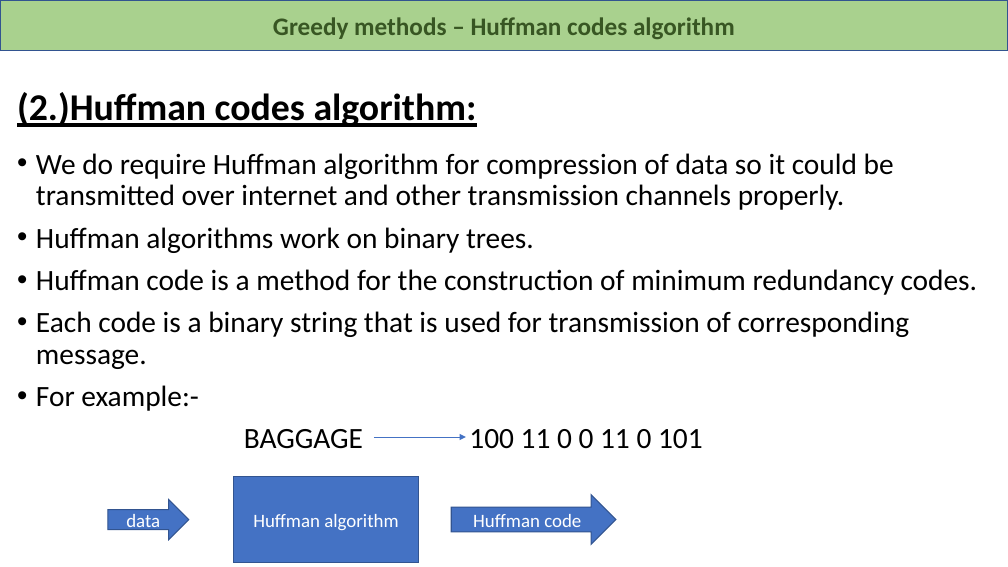
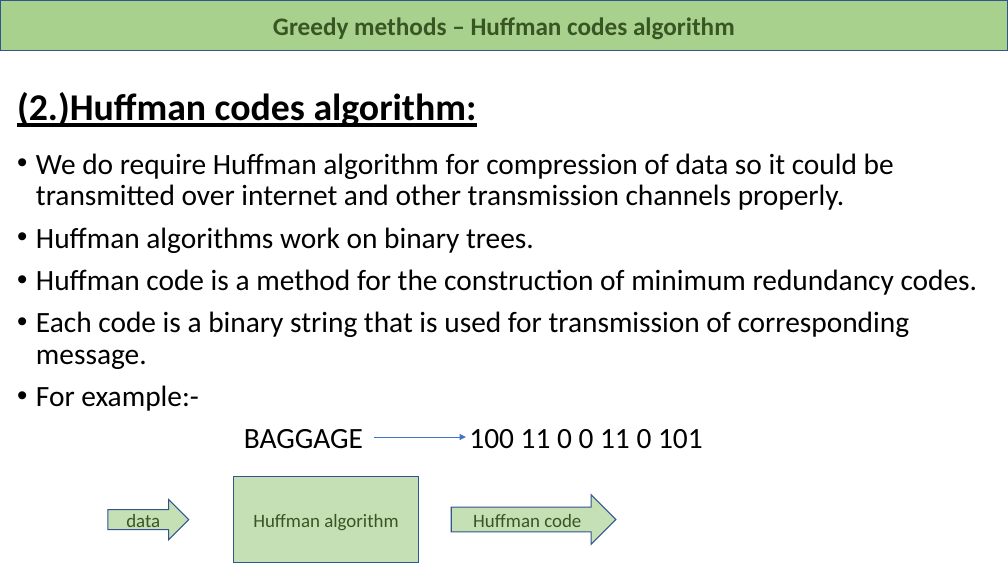
Before and after one commit to nitcse2018/daa-dk808080, a slide deck: slide 11 of greedy methods/greedy methods.pptx. Drawn at 1008x567 pixels with LibreOffice and Linux fonts; fonts in the diff are those of the drawing. Boxes give left, top, right and bottom in pixels: in the first picture for what was removed or moved away, otherwise in the second. Text is boxed around its words. In the diff, an @@ line names an element or a change of style, - is before the commit and + after.

```diff
--- a/greedy methods/greedy methods.pptx
+++ b/greedy methods/greedy methods.pptx
@@ text colour #FFFFFF to #385723; fill #4472C4 to #C5E0B4 in 3 elements at [108,500,189,540], [234,477,418,563], [451,495,616,544] @@
```
Also in this commit, not shown: 1 other slide changed.
